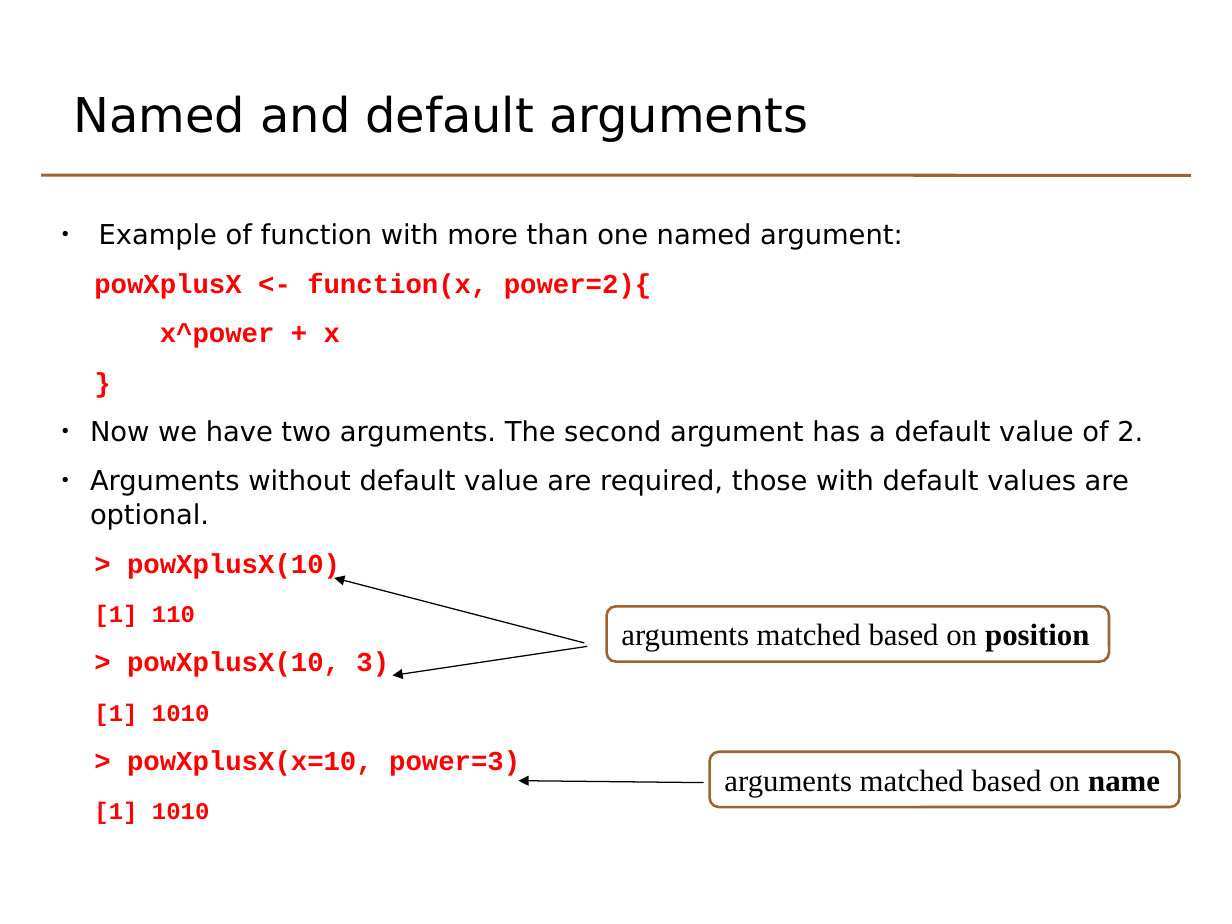
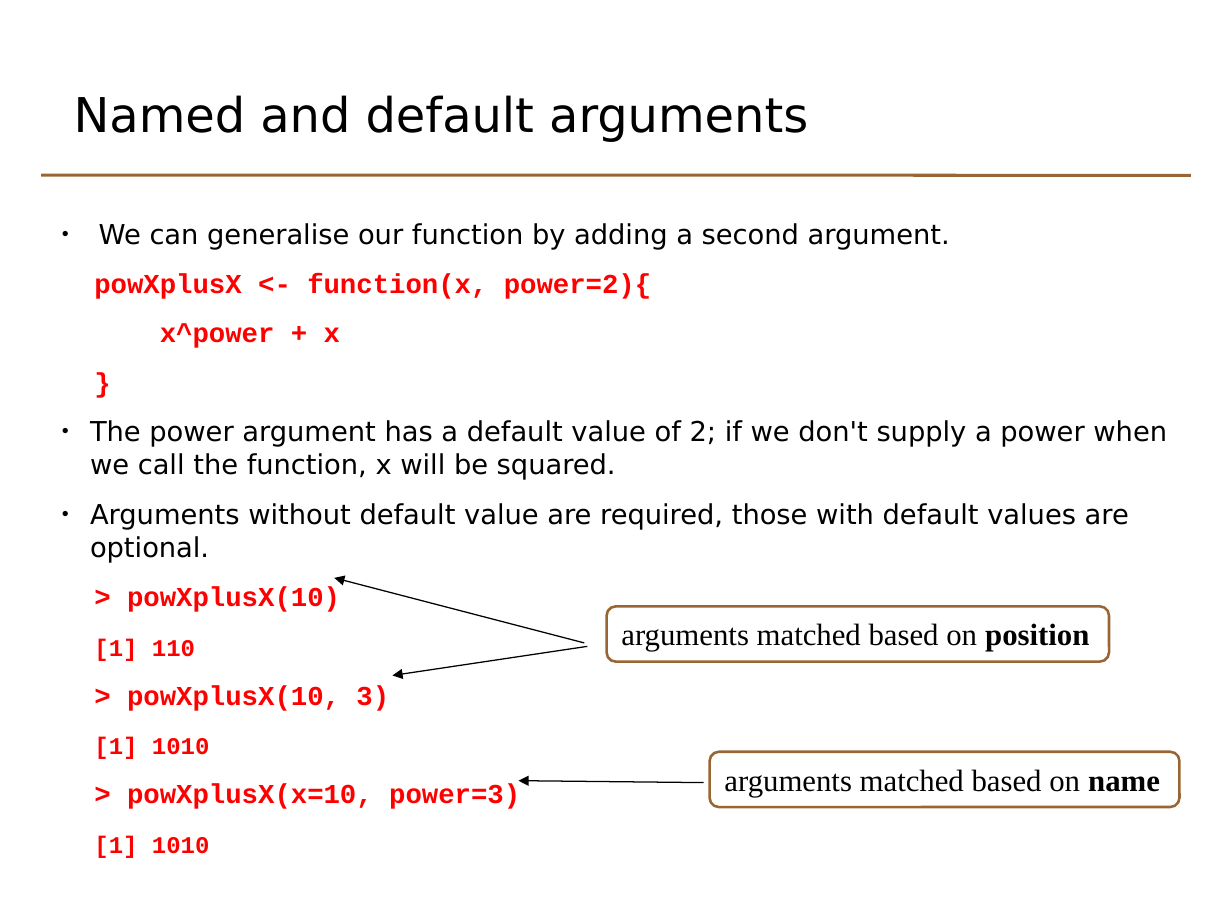
Before and after one commit to johnomics/basicr, a slide deck: slide 32 of Basic_R_Day_2_slides.odp. Drawn at 1232x924 pixels with LibreOffice and Linux fonts; fonts in the diff are those of the drawing. Boxes give left, top, right and bottom in pixels: in the first picture for what was removed or moved away, otherwise in the second. Text is boxed around its words. In the diff, an @@ line names an element or a change of style, - is before the commit and + after.

Commit message:
Rework function section

```diff
--- a/Basic_R_Day_2_slides.odp
+++ b/Basic_R_Day_2_slides.odp
@@ text at box(99, 223, 950, 250): text changed @@
-● Example of function with more than one named argument:
+● We can generalise our function by adding a second argument.
@@ text at box(90, 420, 1167, 480): text changed @@
-● Now we have two arguments. The second argument has a default value of 2.
+● The power argument has a default value of 2; if we don't supply a power when we call the function, x will be squared.
```
Also in this commit, not shown: 6 other slides changed, 8 slides added, 6 slides removed, 2 other files.
